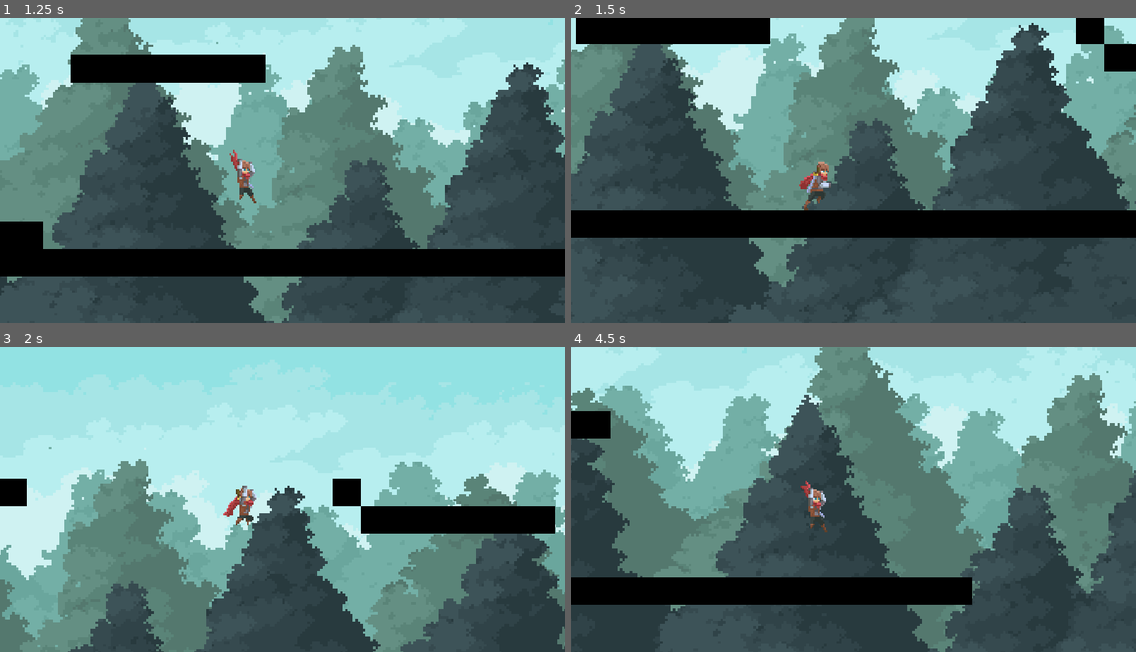
Above: before the commit, frames 1-4 (two rows, left to right).
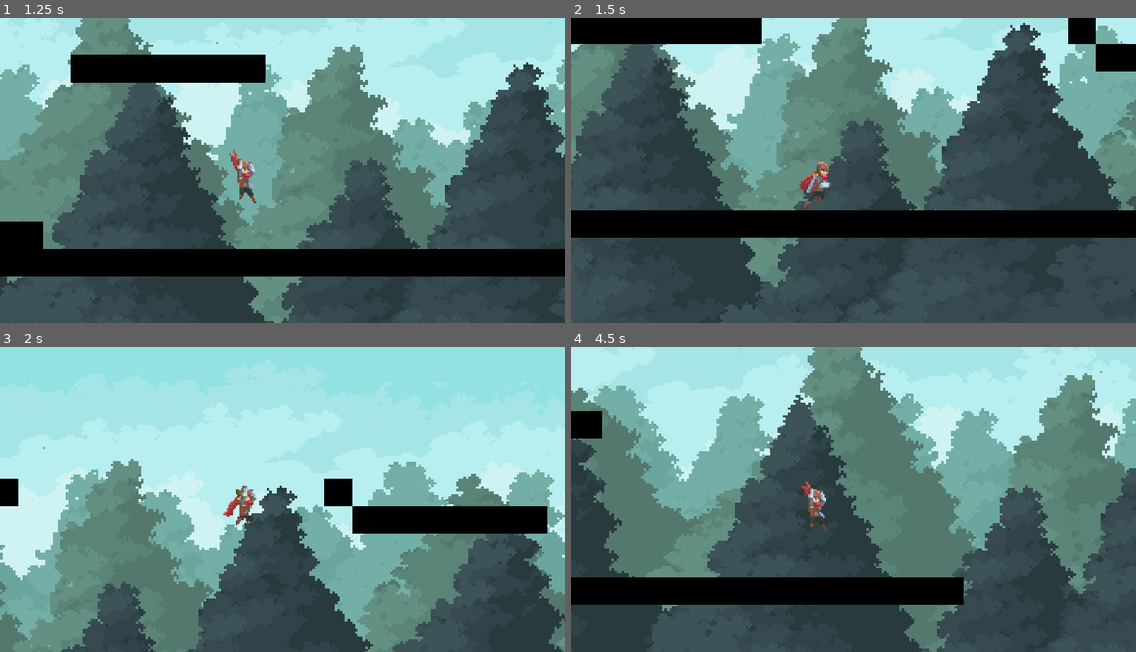
Above: after the commit, the same moments.

Repository: lziko18/2D_Game
Game: Godot game, scene res://Worlds/TestWorld.tscn
Two runs of this game, one before a commit and one after it. Both use one fixed random seed, a clock stepped at 60 frames per second and the inputs below. This scene is started directly instead of the project's main scene.
Inputs:
- Up to frame 1 (1.25 s): tap Enter (ui_accept) at 0.5 s; hold Right (player_right) from 0.53 s (still down); hold S (Crouch) from 0.53 s (still down); tap Up (player_jump) at 0.77 s; tap C (player_crouch) at 0.8 s
- Up to frame 2 (1.5 s): keep holding Right (player_right); release S (Crouch) at 1.28 s; tap C (player_crouch) at 1.35 s
- Up to frame 3 (2 s): keep holding Right (player_right); tap Up (player_jump) at 1.52 s; tap S (Crouch) at 1.55 s
- Up to frame 4 (4.5 s): release Right (player_right) at 2.03 s; hold A (Go left) 2.03-2.78 s; hold C (player_crouch) 2.03-2.78 s; tap R (Attack) at 2.1 s; hold Right (player_right) 2.78-4.28 s; tap T (Cast Spell) at 2.85 s; tap Up (player_jump) at 3.02, 3.77 s; tap S (Crouch) at 3.05 s; hold S (Crouch) 3.53-4.28 s; tap C (player_crouch) at 3.8 s; hold A (Go left) from 4.28 s (still down); tap Q (Hook) at 4.35 s

Frame 1 is identical in both runs. In frame 2, 9.1% of the frame differs, in the area x 0-100%, y 0-100%; in frame 3, 8.8%; in frame 4, 9.9%.

Commit message:
Added save and load functions to the player.

Diff:
--- a/src/Player/Player_StateMachine.gd
+++ b/src/Player/Player_StateMachine.gd
@@ -2,6 +2,8 @@
 
 var running_speed : float = 350
 var crouch_speed : float = 200
+var sliding_start_speed : float = running_speed
+var sliding_acceleration : float = -2
 var attack_3_speed : float = 220
 var falling_speed_x : float = 400
 var gravity : float = 60
@@ -12,7 +14,7 @@
 const collision_offset_normal = Vector2(0, 0)
 const collision_offset_crouch = Vector2(0, 12)
 const collision_normal = Vector2(26, 56)
-const collision_crouch = Vector2(26, 32)
+const collision_crouch = Vector2(26, 30)
 const UP=Vector2(0,-1)
 enum Direction { RIGHT = 1, LEFT = -1 }
 
@@ -21,6 +23,7 @@
 var has_double_jumped : bool = false
 var attack_queued : int = 0
 var attack_animation_finished : bool = true
+var sliding_finished : bool = false
 
 func _ready():
 	set_direction(Direction.RIGHT)
@@ -29,6 +32,7 @@
 	add_state("running")
 	add_state("crouch_idle")
 	add_state("crouch_moving")
+	add_state("sliding")
 	add_state("falling")
 	add_state("jumping")
 	add_state("double_jumping")
@@ -98,6 +102,17 @@
 			velocity.x = 0
 		states.crouch_moving:
 			velocity.x = crouch_speed * facing_direction
+		states.sliding:
+			if facing_direction == Direction.RIGHT:
+				if velocity.x - sliding_acceleration > 0:
+					velocity.x += sliding_acceleration
+				else:
+					velocity.x = 0
+			elif facing_direction == Direction.LEFT:
+				if velocity.x - sliding_acceleration < 0:
+					velocity.x -= sliding_acceleration
+				else:
+					velocity.x = 0
 	velocity = move_and_slide(velocity, UP)
 
 func _get_transition():
@@ -115,7 +130,7 @@
 				return states.running
 		states.running:
 			if Input.is_action_just_pressed("player_crouch"):
-				return states.crouch_moving
+				return states.sliding
 			if Input.is_action_just_pressed("player_attack"):
 				return states.attack_1
 			if !is_on_floor():
@@ -170,13 +185,14 @@
 			if attack_animation_finished:
 				return states.idle
 		states.crouch_idle:
-			if Input.is_action_just_released("player_crouch"):
-				return states.idle
 			if Input.is_action_just_pressed("player_left") || Input.is_action_just_pressed("player_right"):
 				return states.crouch_moving
+			if !Input.is_action_pressed("player_crouch"):
+				if $CrouchCollisionCeil.is_colliding():
+					return null
+				else:
+					return states.idle
 		states.crouch_moving:
-			if Input.is_action_just_released("player_crouch"):
-				return states.idle
 			match facing_direction:
 				Direction.RIGHT:
 					if Input.is_action_just_released("player_right"):
@@ -188,6 +204,22 @@
 						return states.crouch_idle
 					elif Input.is_action_just_pressed("player_right"):
 						return states.crouch_moving
+			if !Input.is_action_pressed("player_crouch"):
+				if $CrouchCollisionCeil.is_colliding():
+					return null
+				else:
+					return states.idle
+		states.sliding:
+			if !Input.is_action_pressed("player_crouch"):
+				if $CrouchCollisionCeil.is_colliding():
+					return null
+				else:
+					return states.idle
+			elif sliding_finished:
+				if $CrouchCollisionCeil.is_colliding():
+					return states.crouch_idle
+				else:
+					return states.idle
 	return null
 
 func _enter_state(new_state, old_state):
@@ -231,13 +263,20 @@
 		states.crouch_idle:
 			$AnimationPlayer.play("CrouchIdle")
 			$CollisionShape2D.shape.set_extents(collision_crouch)
-			$CollisionShape2D.position.y = 12
+			$CollisionShape2D.set_position(Vector2(0, collision_normal.y - collision_crouch.y))
 			print("crouch_idle")
 		states.crouch_moving:
 			$AnimationPlayer.play("CrouchIdle")
 			$CollisionShape2D.shape.set_extents(collision_crouch)
-			$CollisionShape2D.position.y = 12
+			$CollisionShape2D.set_position(Vector2(0, collision_normal.y - collision_crouch.y))
 			print("crouch_moving")
+		states.sliding:
+			velocity.x = sliding_start_speed * facing_direction
+			sliding_finished = false
+			$AnimationPlayer.play("Slide")
+			$CollisionShape2D.shape.set_extents(collision_crouch)
+			$CollisionShape2D.set_position(Vector2(0, collision_normal.y - collision_crouch.y))
+			print("sliding")
 
 func _exit_state(old_state, new_state):
 	match old_state:
@@ -263,11 +302,17 @@
 		states.attack_3:
 			pass
 		states.crouch_moving:
-			$CollisionShape2D.shape.set_extents(collision_normal)
-			$CollisionShape2D.position.y = 0
+			if new_state != states.crouch_idle:
+				$CollisionShape2D.shape.set_extents(collision_normal)
+				$CollisionShape2D.set_position(Vector2(0, 0))
 		states.crouch_idle:
-			$CollisionShape2D.shape.set_extents(collision_normal)
-			$CollisionShape2D.position.y = 0
+			if new_state != states.crouch_moving:
+				$CollisionShape2D.shape.set_extents(collision_normal)
+				$CollisionShape2D.set_position(Vector2(0, 0))
+		states.sliding:
+			if new_state != states.crouch_moving and new_state != states.crouch_idle:
+				$CollisionShape2D.shape.set_extents(collision_normal)
+				$CollisionShape2D.set_position(Vector2(0, 0))
 	pass
 
 func _on_AnimationPlayer_animation_started(animation_name):
@@ -280,8 +325,39 @@
 		attack_animation_finished = true
 	elif animation_name == "Attack3":
 		attack_animation_finished = true
+	elif animation_name == "Slide":
+		sliding_finished = true
 	pass
 
 func set_direction(dir):
 	facing_direction = dir
 	$Sprite.flip_h = (dir == Direction.LEFT)
+
+func get_save_data():
+	var data = {
+		"state": state,
+		"position": {
+			"x": position.x,
+			"y": position.y
+		},
+		"velocity": {
+			"x": velocity.x,
+			"y": velocity.y
+		},
+		"facing_direction": facing_direction,
+		"has_double_jumped": has_double_jumped,
+		"attack_queued": attack_queued,
+		"attack_animation_finished": attack_animation_finished
+	}
+	return data
+
+func set_from_save_data(data):
+	state = data.state
+	position.x = data.position.x
+	position.y = data.position.y
+	velocity.x = data.velocity.x
+	velocity.y = data.velocity.y
+	facing_direction = data.facing_direction
+	has_double_jumped = data.has_double_jumped
+	attack_queued = data.attack_queued
+	attack_animation_finished = data.attack_animation_finished
--- a/src/Player/Player_StateMachine.tscn
+++ b/src/Player/Player_StateMachine.tscn
@@ -523,9 +523,14 @@
 scale = Vector2( 3.6374, 3.92665 )
 texture = ExtResource( 12 )
 hframes = 140
-frame = 77
+frame = 111
 
 [node name="CollisionShape2D" type="CollisionShape2D" parent="."]
 shape = SubResource( 22 )
+
+[node name="CrouchCollisionCeil" type="RayCast2D" parent="."]
+position = Vector2( -0.353516, 31.54 )
+rotation = 3.14159
+enabled = true
 [connection signal="animation_finished" from="AnimationPlayer" to="." method="_on_AnimationPlayer_animation_finished"]
 [connection signal="animation_started" from="AnimationPlayer" to="." method="_on_AnimationPlayer_animation_started"]
